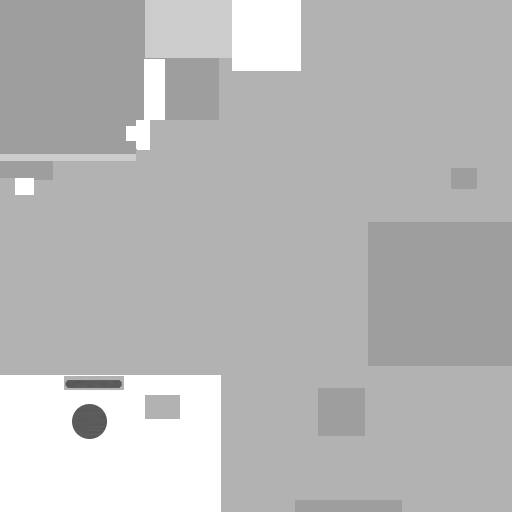
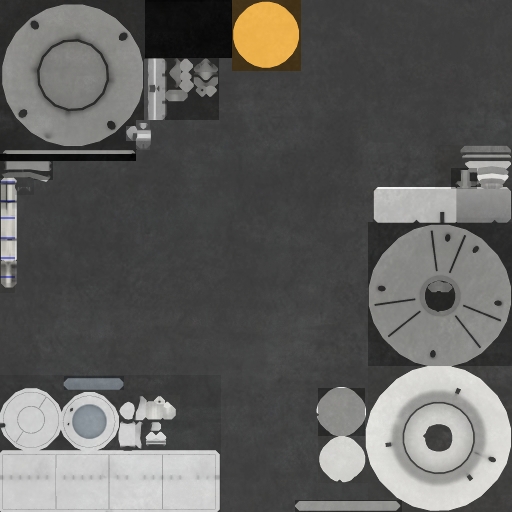
Layers edited between the first and the second 512x512 image:
hid "___MET" over bbox(0, 0, 512, 512)
showed group "ALBEDO" (5 layers) over bbox(0, 0, 512, 512)
painted on "AO" over bbox(33, 458, 214, 512)
